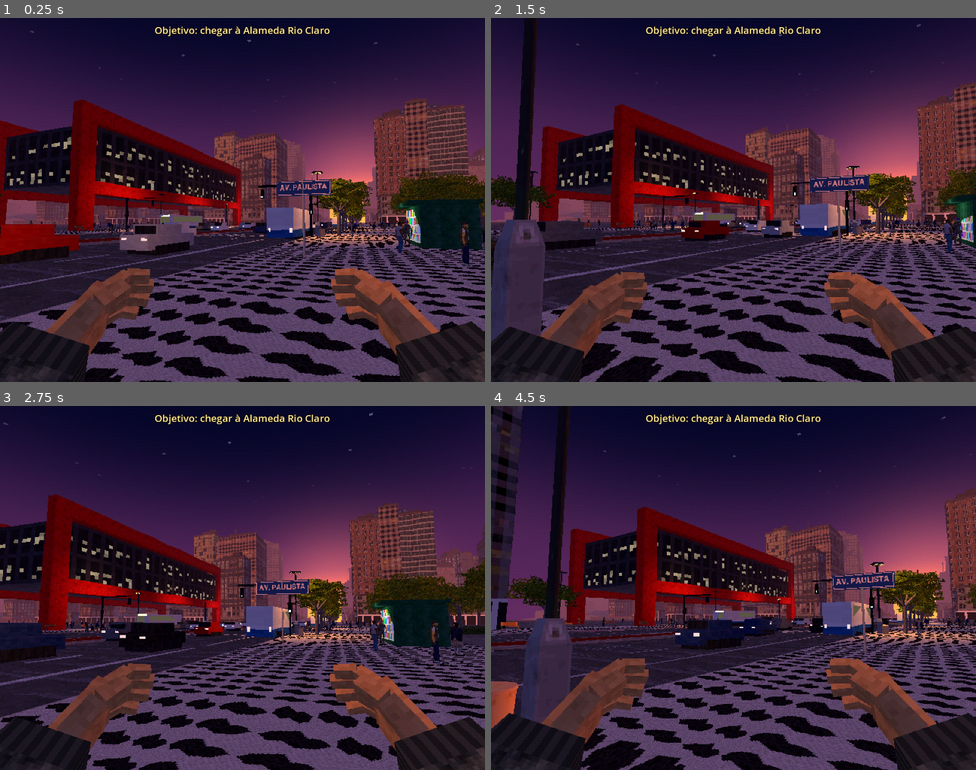
Above: before the commit, frames 1-4 (two rows, left to right).
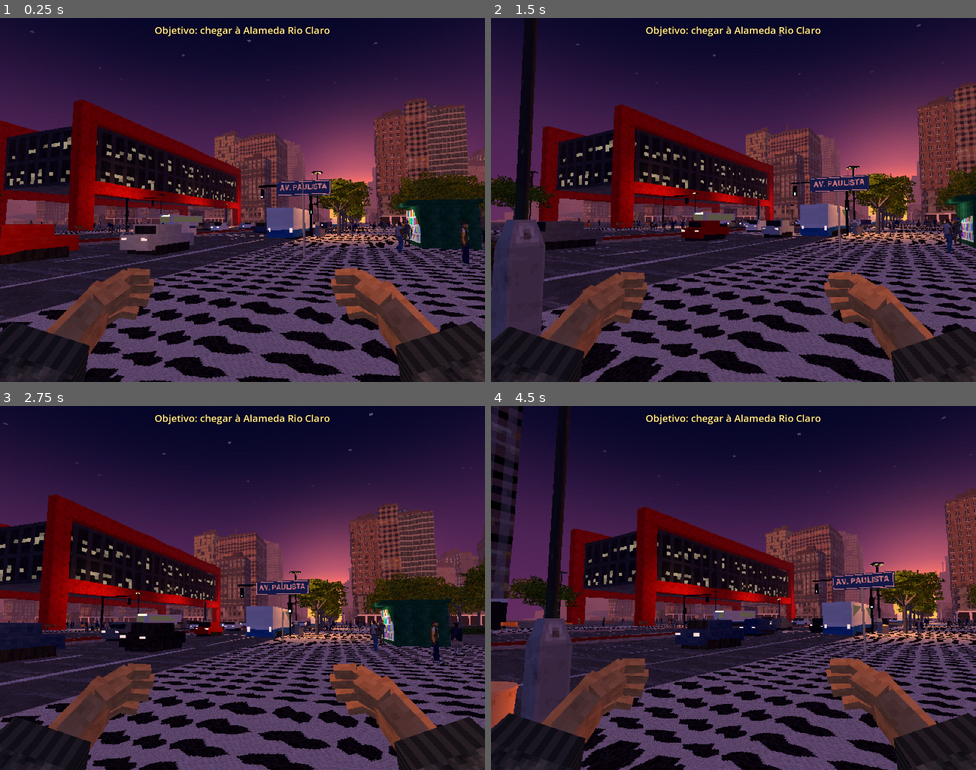
Above: after the commit, the same moments.

Repository: muricristino/walking-simulator-paulista
Game: Godot game, scene res://main.tscn
The game is run twice, just before and just after one commit, with the same random seed, the same clock (stepped at 60 frames per second) and the same inputs.
Inputs (mouse positions are in pixels of both pictures, inside the frame that each line leads up to):
- Up to frame 1 (0.25 s): no input
- Up to frame 2 (1.5 s): tap Enter at 0.5 s; move the mouse to (757, 200) at 0.52 s; hold Up (ui_up) from 0.53 s (still down); tap P at 0.6 s; tap Space at 0.77 s; move the mouse to (709, 200) at 1.27 s; tap T at 1.35 s
- Up to frame 3 (2.75 s): keep holding Up (ui_up); tap Space at 1.52 s; move the mouse to (252, 580) at 2.02 s; tap C at 2.1 s
- Up to frame 4 (4.5 s): keep holding Up (ui_up); move the mouse to (728, 595) at 2.77 s; tap Z at 2.85 s; tap Space at 3.02, 3.77 s; move the mouse to (767, 591) at 3.52 s; tap X at 3.6 s; move the mouse to (694, 584) at 4.27 s; tap R at 4.35 s

The runs differ from the first frame. In frame 1, 1.6% of the frame differs, in the area x 7-100%, y 22-58%; in frame 2, 1.6%; in frame 3, 1.7%; in frame 4, 1.8%, in the area x 0-100%, y 0-68%.

Commit message:
fix(osm): clip footprints at runtime and unmirror facade textures

Diff:
--- a/scripts/osm_city.gd
+++ b/scripts/osm_city.gd
@@ -21,6 +21,8 @@
 var seg := 6.0
 var near_x := INF
 var cur_seg := 0.0
+var clip_x := 0.0
+var exclude := []
 var collide := true
 
 
@@ -85,9 +87,10 @@
 func build_data(data: Dictionary) -> Node3D:
 	tools.clear()
 	faces = PackedVector3Array()
-	for b in data.buildings:
-		if _keep(b):
-			_building(b)
+	for b0 in data.buildings:
+		for b in _prepare(b0):
+			if _keep(b):
+				_building(b)
 	var root := Node3D.new()
 	if collide and faces.size() > 0:
 		var body := StaticBody3D.new()
@@ -128,6 +131,43 @@
 			if absf(p[1] - g.x) < g.y and absf(p[0]) < 160.0:
 				return false
 	return true
+
+
+func _prepare(b: Dictionary) -> Array:
+	var poly := PackedVector2Array()
+	var cen := Vector2.ZERO
+	for p in b.p:
+		poly.append(Vector2(p[0], p[1]))
+		cen += Vector2(p[0], p[1])
+	cen /= maxf(poly.size(), 1.0)
+	for r in exclude:
+		if (r as Rect2).has_point(cen):
+			return []
+	if clip_x <= 0.0:
+		return [b]
+	var sd := signf(cen.x)
+	var mn := INF
+	for p in poly:
+		mn = minf(mn, p.x * sd)
+	if mn >= clip_x:
+		return [b]
+	var x0 := sd * clip_x
+	var x1 := sd * 100000.0
+	var half := PackedVector2Array([Vector2(minf(x0, x1), -100000.0), Vector2(maxf(x0, x1), -100000.0), Vector2(maxf(x0, x1), 100000.0), Vector2(minf(x0, x1), 100000.0)])
+	var out := []
+	for q in Geometry2D.intersect_polygons(poly, half):
+		var a := 0.0
+		for i in q.size():
+			a += q[i].x * q[(i + 1) % q.size()].y - q[(i + 1) % q.size()].x * q[i].y
+		if absf(a) * 0.5 < 10.0:
+			continue
+		var nb := b.duplicate()
+		var pts := []
+		for v in q:
+			pts.append([v.x, v.y])
+		nb.p = pts
+		out.append(nb)
+	return out
 
 
 func _pick(kind: String, seed: int) -> String:
@@ -236,6 +276,8 @@
 	var uvs := [Vector2(u0, v0), Vector2(u1, v0), Vector2(u1, v1), Vector2(u0, v1)]
 	if photo:
 		uvs = [Vector2(0, 0), Vector2(1, 0), Vector2(1, 1), Vector2(0, 1)]
+	if (C0 - A0).dot(Vector3.UP.cross(nn)) < 0.0:
+		uvs = [uvs[1], uvs[0], uvs[3], uvs[2]]
 	var nu := 1
 	var nv := 1
 	if cur_seg > 0.0 and key != "roof":
